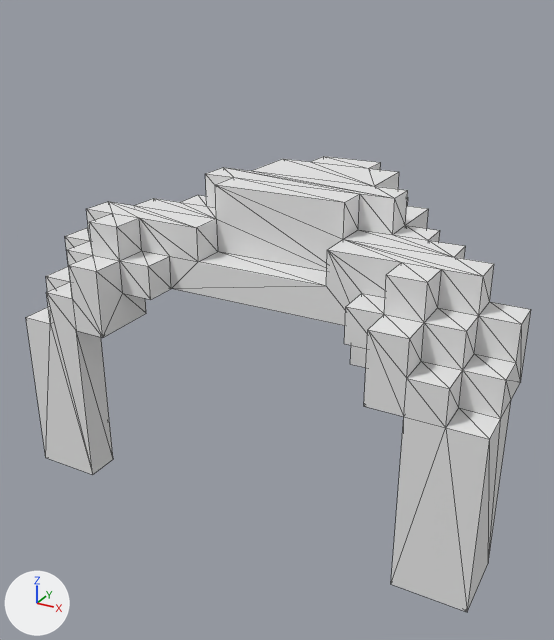
An edit to the OBJ model Assets/turretbase.obj, drawn before and after from the same camera.
Camera for both pictures: a camera (50 mm lens) standing at (1.088, -2.298, 1.823) and looking at (0.015, -0.348, 0.848). Every picture has the same lights, and +X, +Y and +Z are marked at lower left. The picture after the commit comes second. Mesh edges are drawn as thin lines. Where no turn or scale is listed for an object, it has been applied to the vertices. Vertices at exactly the same position are counted once.

Script lines for the objects in view, before the commit:
```python
me_untitled = bpy.data.meshes.new('Untitled')
me_untitled.from_pydata(...)  # 214 vertices, 428 faces; spans x -0.6..0.8, y -0.8..0.4, z 0.4..1.3
me_untitled.materials.append(mat_palette)  # white #e7e7e7
ob_untitled = bpy.data.objects.new('Untitled', me_untitled)
ob_untitled.location = (0.0, 0.0, 0.0)
```
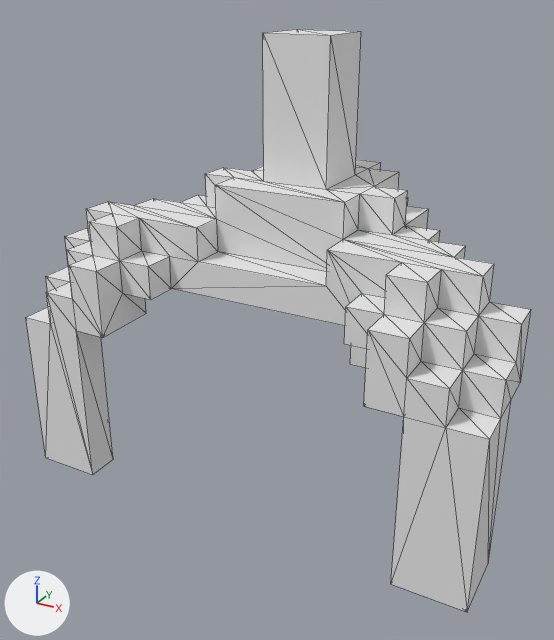
Boxes (x1, y1, x2, y2) around the edits, measured in the pictures (554 x 640 px):
'Untitled', reshaped (28% taller): before (26, 156, 531, 612); after (26, 29, 531, 612)
part 1 of me_untitled, built on: before (224, 159, 393, 202); after (224, 29, 393, 202)

Diff of the bpy script that builds the scene:
```diff
--- a/Assets/turretbase.obj.py
+++ b/Assets/turretbase.obj.py
@@ me_untitled @@
 # used by ob_untitled; location = (0.0, 0.0, 0.0)
-me_untitled.from_pydata(...)  # 214 vertices, 428 faces; spans x -0.6..0.8, y -0.8..0.4, z 0.4..1.3
+me_untitled.from_pydata(...)  # 222 vertices, 444 faces; spans x -0.6..0.8, y -0.8..0.4, z 0.4..1.7
+# me_untitled part 1
+# 8 faces are deleted
+# 8 vertices are added at x 0.0..0.2, y -0.4..-0.2, z 1.3..1.7
+# 24 new faces join them
 me_untitled.materials.append(mat_palette)
```
